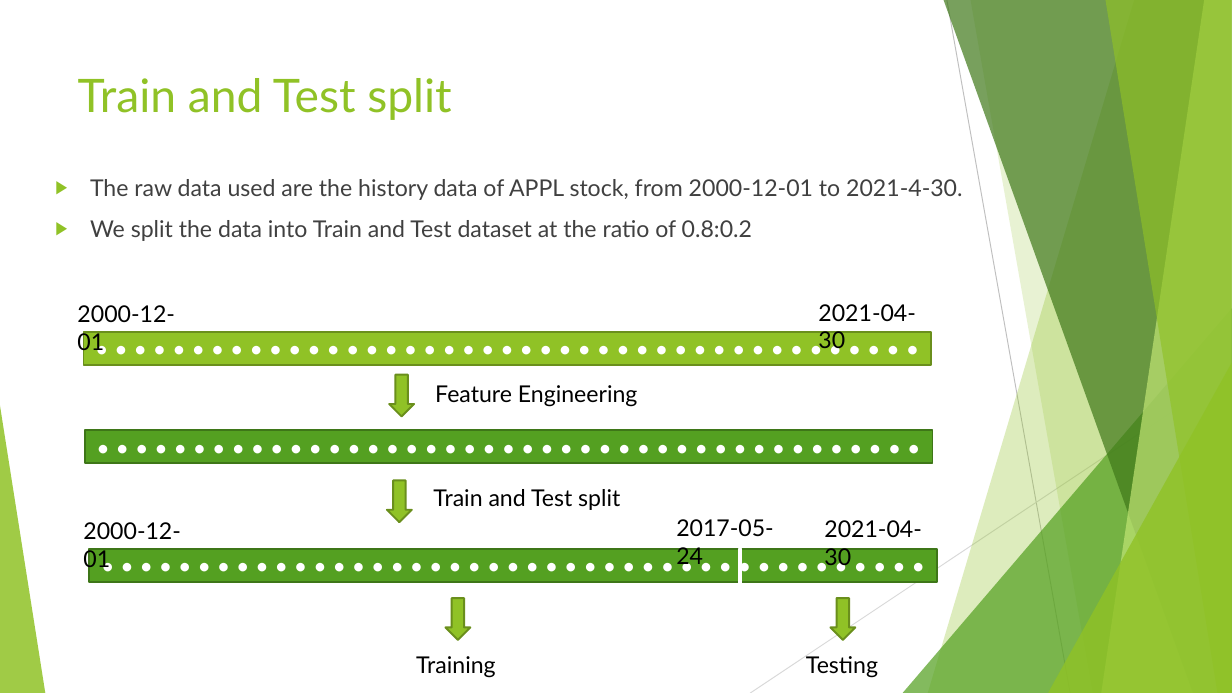
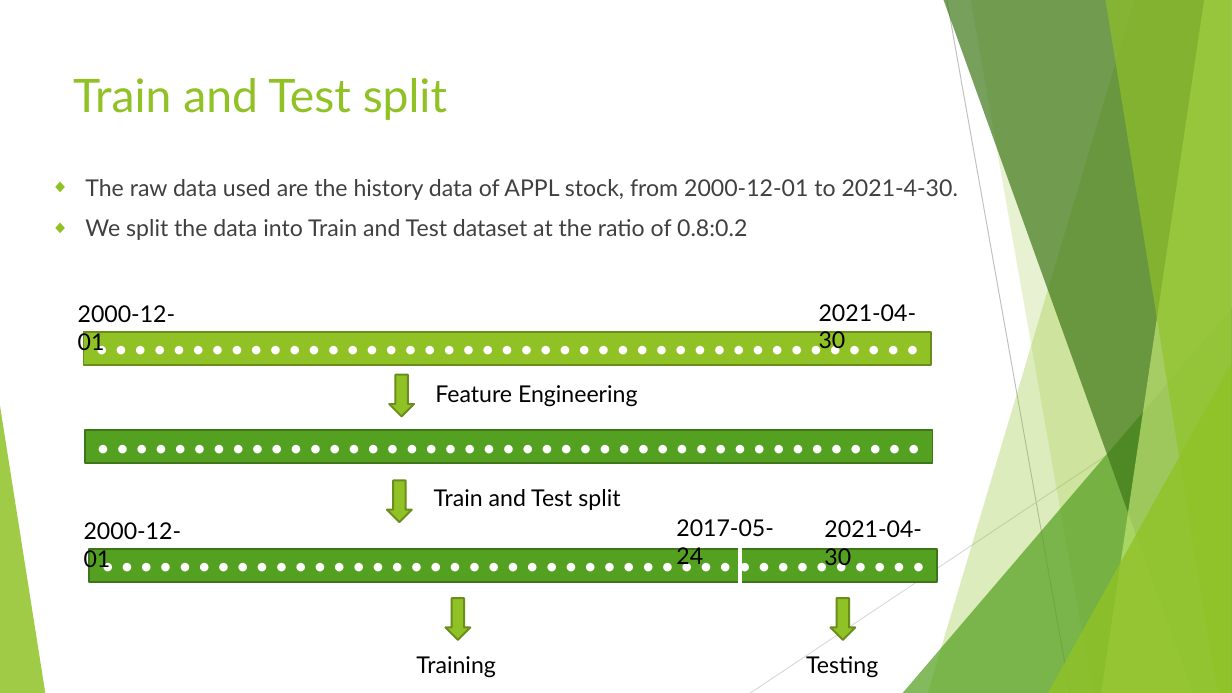
Before and after one commit to wenliangz/cs777-term-project, a slide deck: slide 5 of docs/presentation.pptx. Drawn at 1232x693 pixels with LibreOffice and Linux fonts; fonts in the diff are those of the drawing. Boxes give left, top, right and bottom in pixels: in the first picture for what was removed or moved away, otherwise in the second. Text is boxed around its words. In the diff, an @@ line names an element or a change of style, - is before the commit and + after.

```diff
--- a/docs/presentation.pptx
+++ b/docs/presentation.pptx
@@ title "Train and Test split": place and size @@
-title "Train and Test split" at (78, 78, 451, 120)
+title "Train and Test split" at (73, 78, 447, 120)
@@ text "The raw data used are ..." at (85, 179, 958, 240): bullet ▶ to ◆ @@
```
Also in this commit, not shown: 11 other slides changed.
